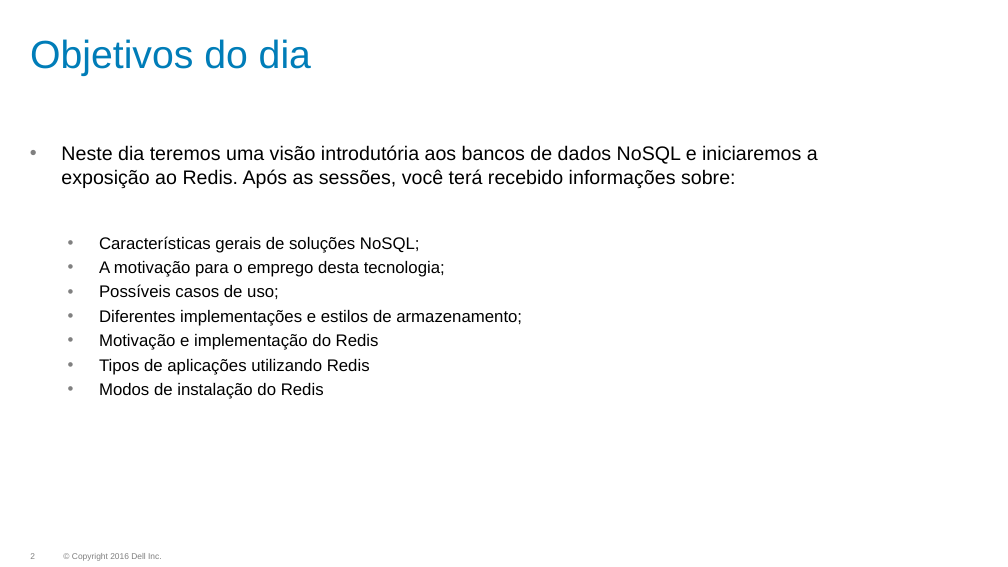
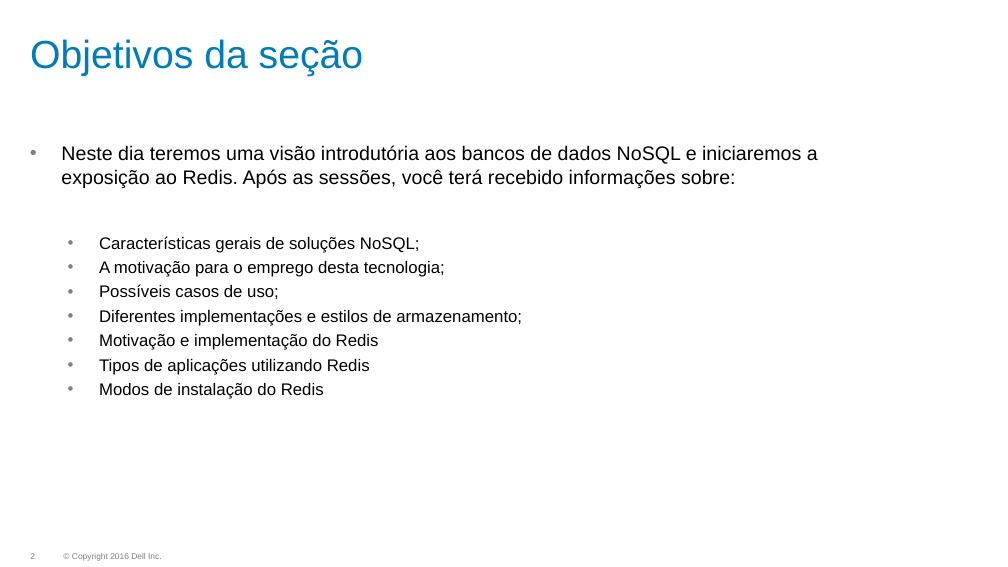
Before and after one commit to dougspadottoemc/Redis-HandsOn, a slide deck: slide 2 of slides/00_Introducao a NoSQL e Redis.pptx. Drawn at 1008x567 pixels with LibreOffice and Linux fonts; fonts in the diff are those of the drawing; background and template pictures are left out. Boxes give left, top, right and bottom in pixels: in the first picture for what was removed or moved away, otherwise in the second. Text is boxed around its words. In the diff, an @@ line names an element or a change of style, - is before the commit and + after.

```diff
--- a/slides/00_Introducao a NoSQL e Redis.pptx
+++ b/slides/00_Introducao a NoSQL e Redis.pptx
@@ title at (x1=30, y1=39, x2=364, y2=76): text changed @@
-Objetivos do dia
+Objetivos da seção
```
Also in this commit, not shown: 2 other slides changed, 19 slides added, 1 slide removed, 1 other file.
